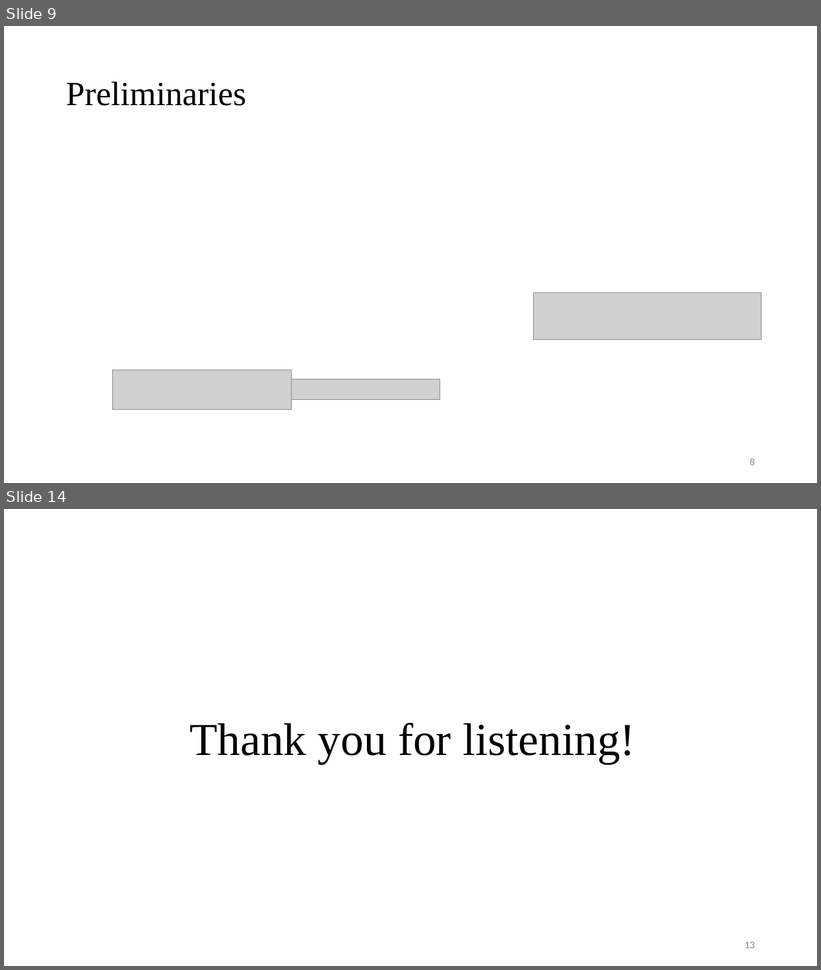
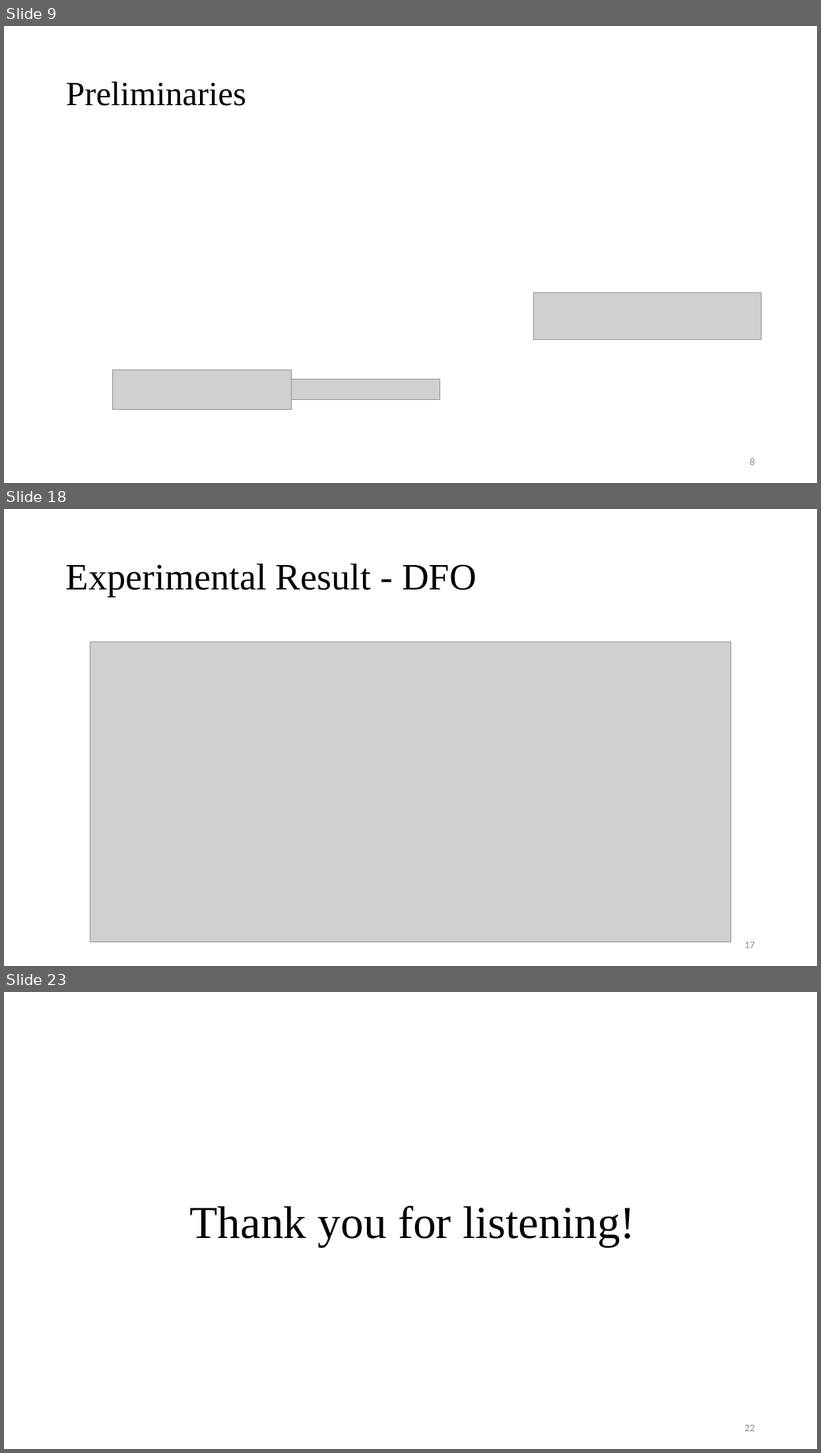
Before and after one commit to Pacific-Feng-Studuies/Studied-Papers, a slide deck: DAC2024/KOSIM/KOSIM A Knowledge-oriented Derivative-free Subspace Method Based on Inexact Model for Inverse Lithography Problems.pptx. Shown one above the other, each under a label of ours: slides 9 and 14 before the commit, slides 9, 18 and 23 after it; the slides between them are not shown. The pictures are 821x970 and 821x1453 pixels, drawn with LibreOffice and Linux fonts; fonts in the diff are those of the drawing; grey boxes stand for pictures. Boxes give left, top, right and bottom in pixels: in the first picture for what was removed or moved away, otherwise in the second. Text is boxed around its words. In the diff, an @@ line names an element or a change of style, - is before the commit and + after.

```diff
--- a/DAC2024/KOSIM/KOSIM A Knowledge-oriented Derivative-free Subspace Method Based on Inexact Model for Inverse Lithography Problems.pptx
+++ b/DAC2024/KOSIM/KOSIM A Knowledge-oriented Derivative-free Subspace Method Based on Inexact Model for Inverse Lithography Problems.pptx
@@ slide 18 added at box(4, 509, 817, 966), background #FFFFFF @@
@@ title added at box(66, 563, 477, 597), 44 pt, text #000000 @@
+Experimental Result - DFO
@@ picture added at box(90, 642, 731, 942) @@
@@ page number added at box(745, 942, 755, 949), 12 pt, text #8C8C8C @@
+17
@@ what was slide 14 is now slide 23 @@
@@ page number at box(745, 1425, 755, 1432): text changed @@
-13
+22
```
Also in this commit, not shown: 3 slides changed, 8 other slides added, 1 other file.
